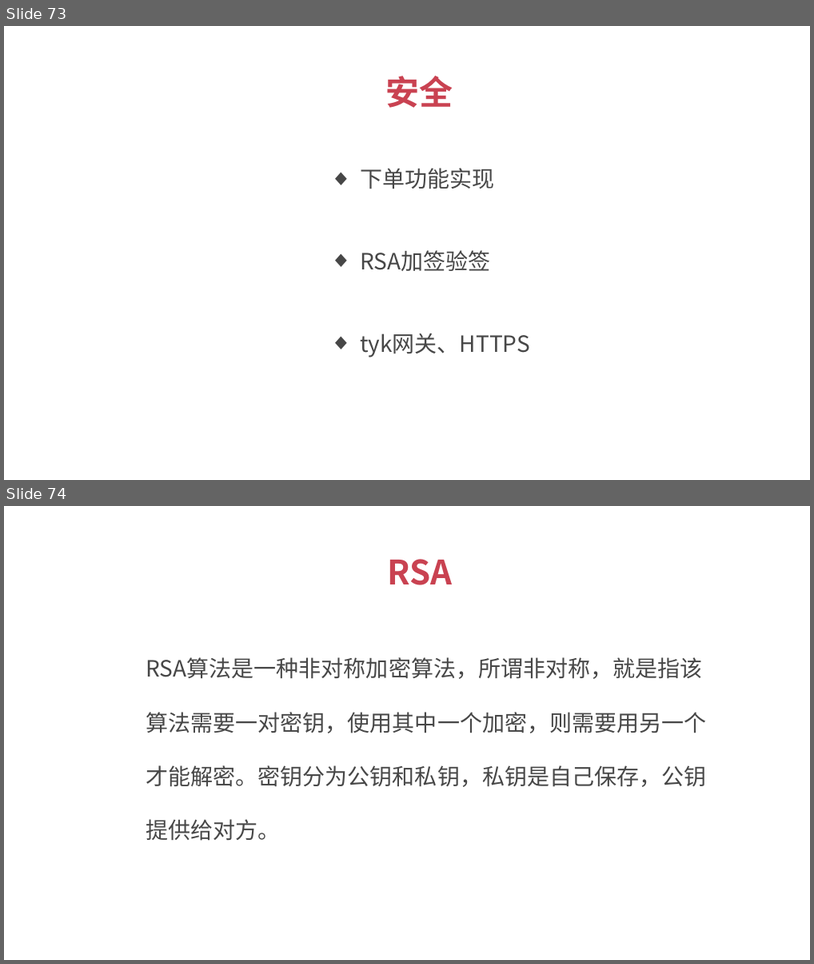
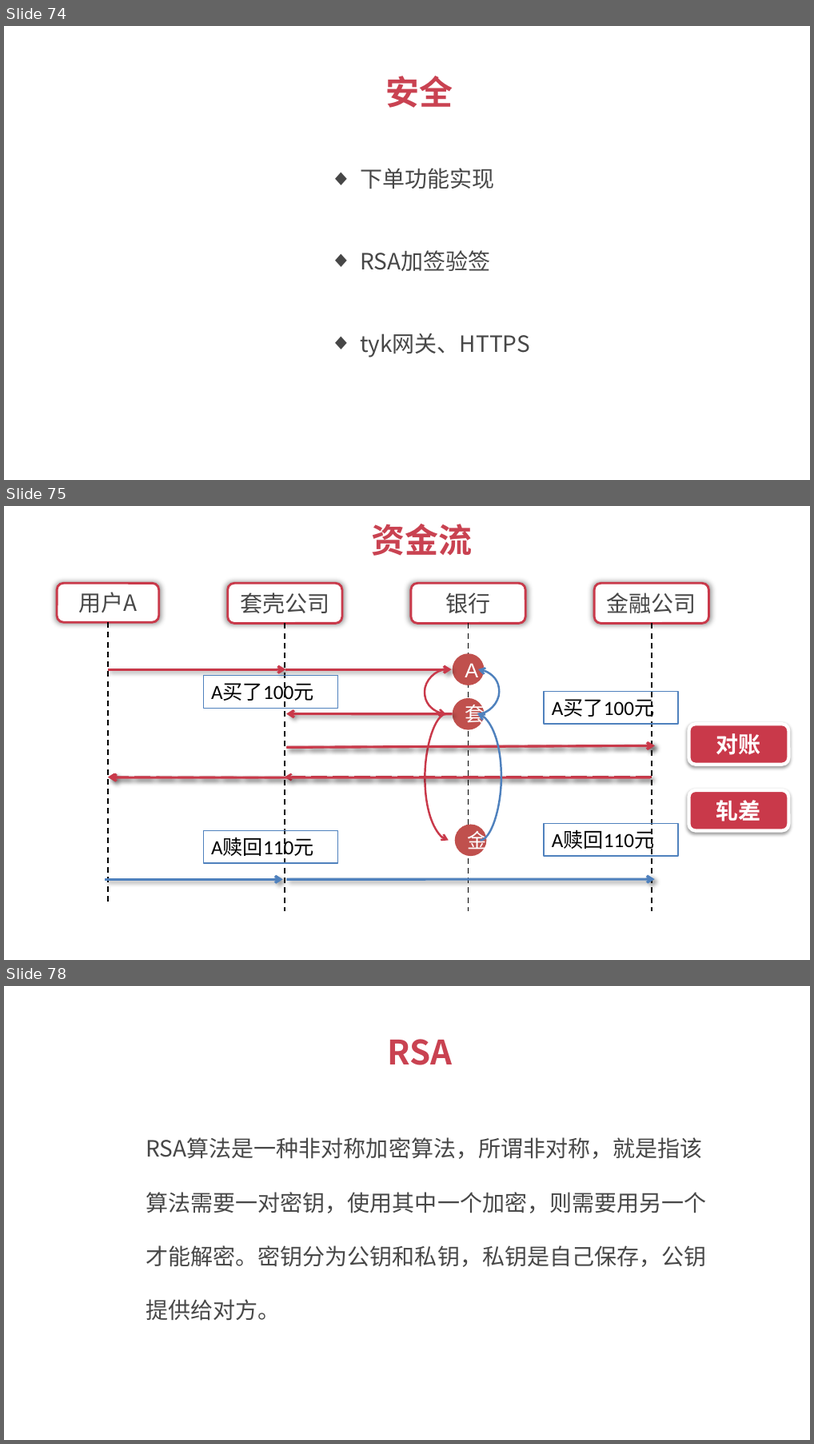
Before and after one commit to 1329555958/financial, a slide deck: 理财平台.pptx. Shown one above the other, each under a label of ours: slides 73 and 74 before the commit, slides 74, 75 and 78 after it; the slides between them are not shown. The pictures are 814x964 and 814x1444 pixels, drawn with LibreOffice and Linux fonts; fonts in the diff are those of the drawing. Boxes give left, top, right and bottom in pixels: in the first picture for what was removed or moved away, otherwise in the second. Text is boxed around its words. In the diff, an @@ line names an element or a change of style, - is before the commit and + after.

```diff
--- a/理财平台.pptx
+++ b/理财平台.pptx
@@ slide 75 added at (4, 506, 810, 960), background #FFFFFF @@
@@ text added at (371, 524, 472, 556), 30 pt, text #C94251, bold @@
+资金流
@@ rounded rectangle added at (58, 584, 160, 622), fill #FFFFFF, outline #C9394A 2 pt, 20 pt, text #474747 @@
+用户A
@@ rounded rectangle added at (227, 584, 342, 624), fill #FFFFFF, outline #C9394A 2 pt, 20 pt, text #474747 @@
+套壳公司
@@ rounded rectangle added at (411, 584, 526, 624), fill #FFFFFF, outline #C9394A 2 pt, 20 pt, text #474747 @@
+银行
@@ rounded rectangle added at (594, 584, 709, 624), fill #FFFFFF, outline #C9394A 2 pt, 20 pt, text #474747 @@
+金融公司
@@ line added from (108, 622) to (108, 903), #000000 1.25 pt dashed @@
@@ line added from (286, 623) to (286, 911), #000000 1.25 pt dashed @@
@@ line added from (469, 623) to (469, 911), #000000 1.25 pt dashed @@
@@ line added from (651, 623) to (651, 911), #000000 1.25 pt dashed @@
@@ arrow added from (108, 670) to (286, 670), #C9394A 2.25 pt @@
@@ arrow added from (286, 670) to (451, 670), #C9394A 2.25 pt @@
@@ curved arrow added from (446, 670) to (446, 714), #C9394A 1.75 pt @@
@@ ellipse added at (452, 653, 484, 685), fill #C0504D, 18 pt, text #FFFFFF @@
+A
@@ curved arrow added from (478, 714) to (478, 670), #4F81BD 1.75 pt @@
@@ rectangle added at (203, 676, 338, 708), outline #4F81BD 1 pt, 18 pt, text #000000 @@
+A买了100元
@@ rectangle added at (544, 692, 679, 724), outline #4F81BD 1 pt, 18 pt, text #000000 @@
+A买了100元
@@ arrow added from (452, 714) to (286, 714), #C9394A 2.25 pt @@
@@ curved arrow added from (446, 714) to (448, 840), #C9394A 1.75 pt @@
@@ ellipse added at (452, 698, 484, 729), fill #C0504D, 18 pt, text #FFFFFF @@
+套
@@ curved arrow added from (481, 840) to (478, 714), #4F81BD 1.75 pt @@
@@ arrow added from (286, 747) to (654, 745), #C9394A 1.75 pt dashed @@
@@ arrow added from (286, 747) to (654, 745), #C9394A 2.25 pt @@
@@ rounded rectangle added at (690, 724, 790, 764), fill #C9394A, outline #FFFFFF 3 pt, 20 pt, text #FFFFFF, bold @@
+对账
@@ arrow added from (281, 777) to (108, 777), #C9394A 1.75 pt dashed @@
@@ arrow added from (650, 778) to (109, 777), #C9394A 2.25 pt @@
@@ arrow added from (651, 777) to (285, 777), #C9394A 1.75 pt dashed @@
@@ rounded rectangle added at (690, 790, 790, 830), fill #C9394A, outline #FFFFFF 3 pt, 20 pt, text #FFFFFF, bold @@
+轧差
@@ rectangle added at (203, 830, 338, 863), outline #4F81BD 1 pt, 18 pt, text #000000 @@
+A赎回110元
@@ ellipse added at (454, 824, 486, 855), fill #C0504D, 18 pt, text #FFFFFF @@
+金
@@ rectangle added at (544, 823, 679, 855), outline #4F81BD 1 pt, 18 pt, text #000000 @@
+A赎回110元
@@ arrow added from (105, 880) to (283, 880), #4F81BD 2.25 pt @@
@@ arrow added from (286, 880) to (654, 879), #4F81BD 2.25 pt @@
@@ what was slide 73 is now slide 74 @@
@@ what was slide 74 is now slide 78 @@
```
Also in this commit, not shown: 3 other slides added.
